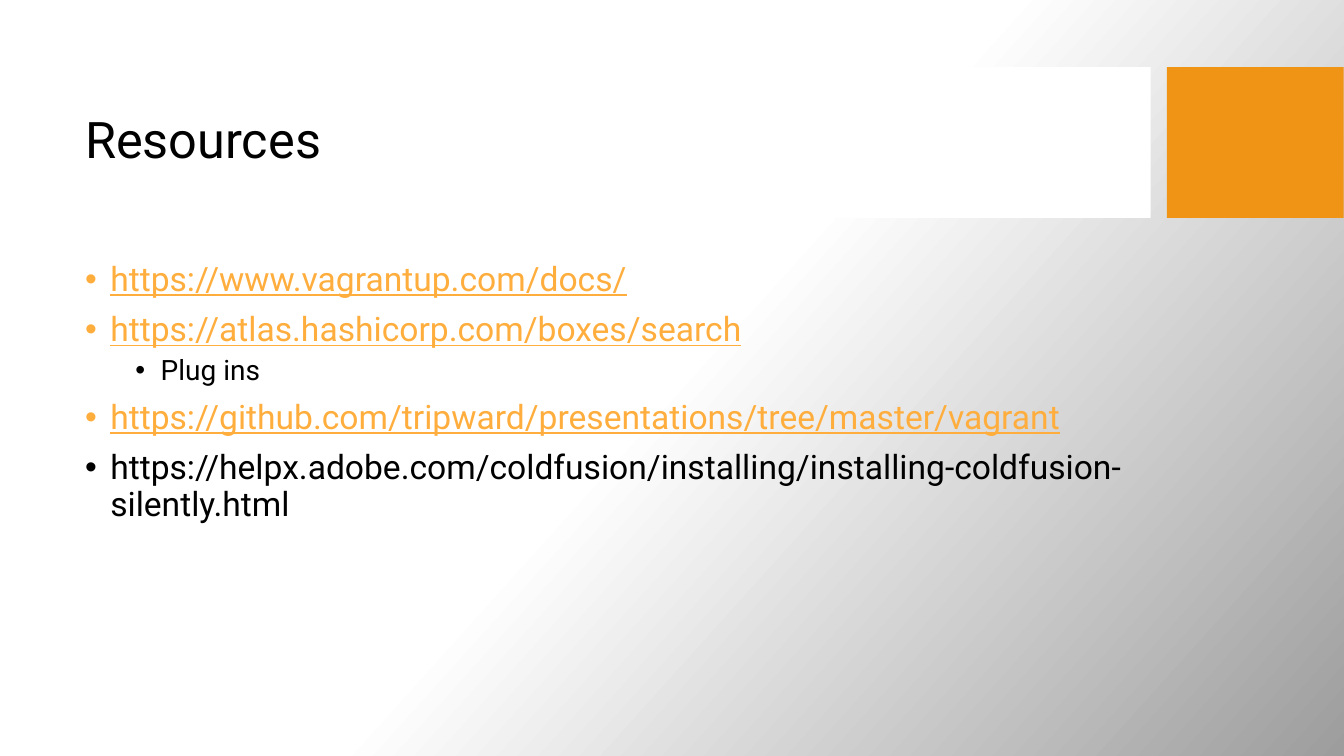
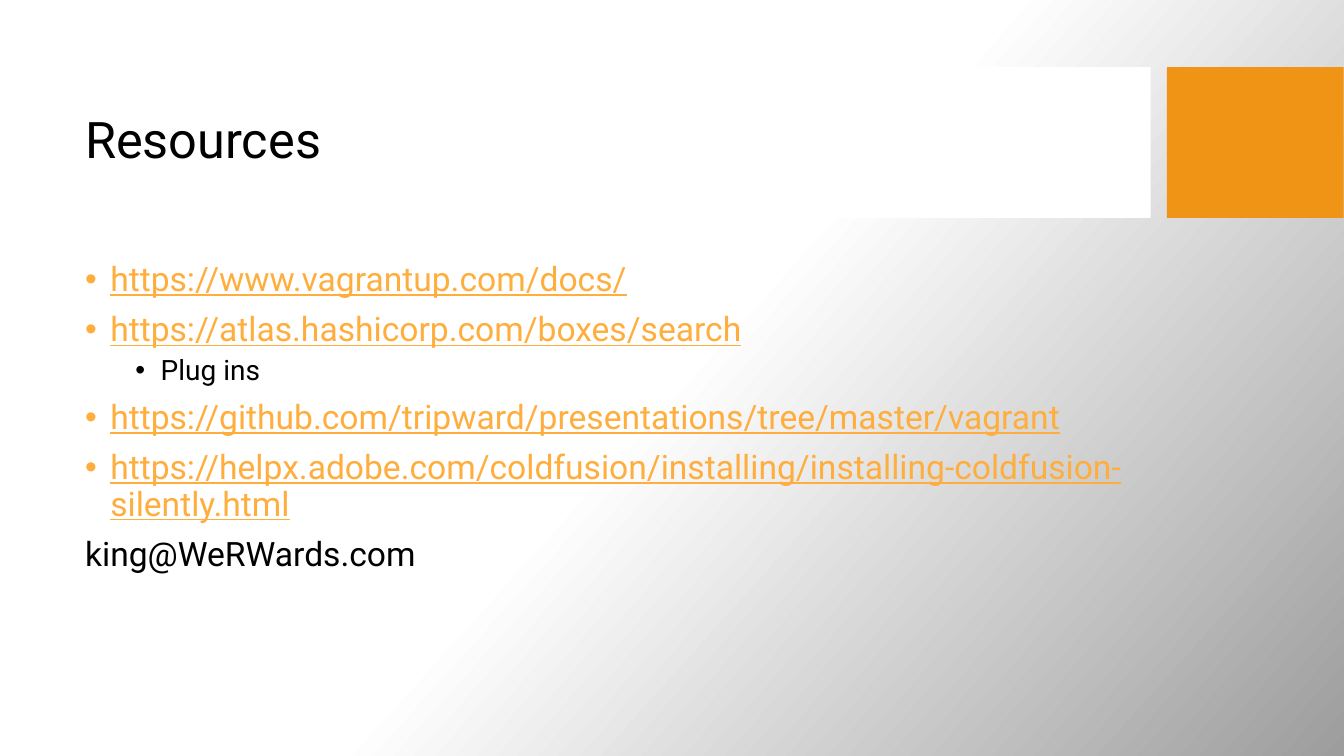
Before and after one commit to tripward/presentations, a slide deck: slide 14 of vagrant/instantCF.pptx. Drawn at 1344x756 pixels with LibreOffice and Linux fonts; fonts in the diff are those of the drawing; background and template pictures are left out. Boxes give left, top, right and bottom in pixels: in the first picture for what was removed or moved away, otherwise in the second. Text is boxed around its words. In the diff, an @@ line names an element or a change of style, - is before the commit and + after.

```diff
--- a/vagrant/instantCF.pptx
+++ b/vagrant/instantCF.pptx
@@ text at box(110, 449, 1121, 523): text colour #000000 to #FFAE3E, underline on in "https://helpx.adobe.com/coldfusion/installing/installing-col ..." @@
@@ text at box(85, 540, 416, 574): paragraph added @@
+king@WeRWards.com
```
Also in this commit, not shown: 6 other files.
